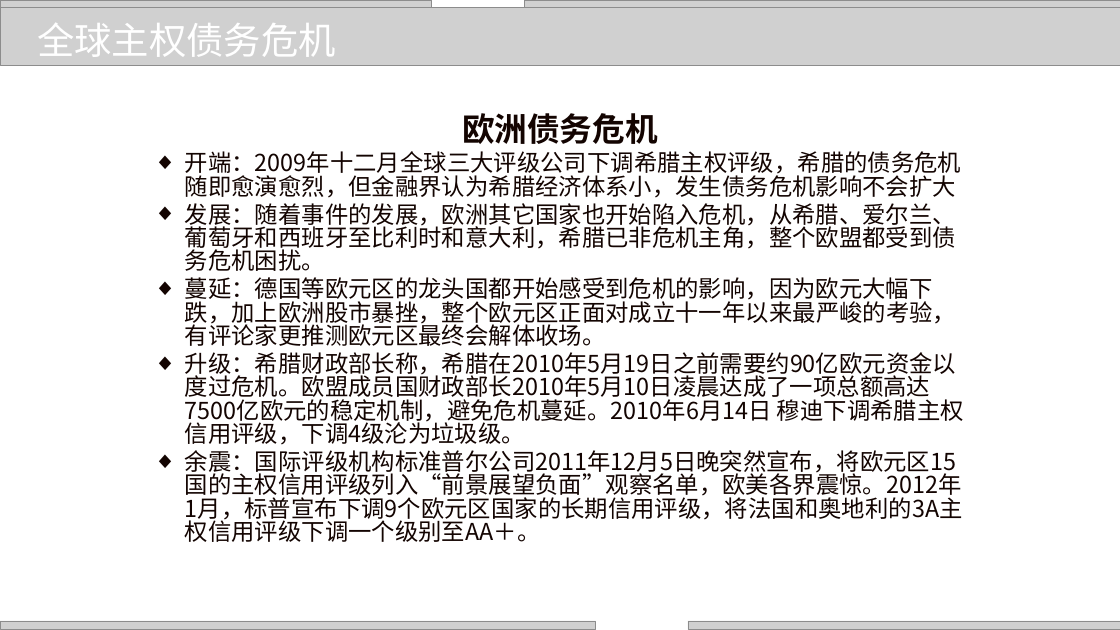
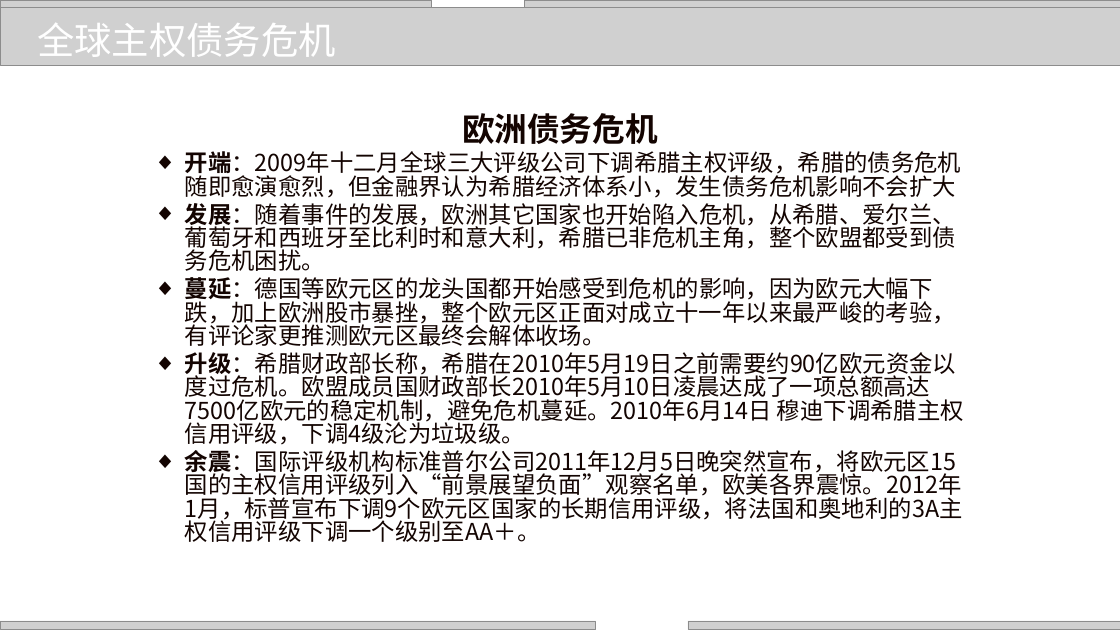
Before and after one commit to zhangjianzhang/internet_credit, a slide deck: slide 5 of files/slides/lecture_12.pptx. Drawn at 1120x630 pixels with LibreOffice and Linux fonts; fonts in the diff are those of the drawing; grey boxes stand for pictures; background and template pictures are left out. Boxes give left, top, right and bottom in pixels: in the first picture for what was removed or moved away, otherwise in the second. Text is boxed around its words. In the diff, an @@ line names an element or a change of style, - is before the commit and + after.

```diff
--- a/files/slides/lecture_12.pptx
+++ b/files/slides/lecture_12.pptx
@@ text at [185, 151, 964, 542]: bold on in "开端：2009年十二月全球三大评级公司下调希腊主权评级，希腊的债务危机随即愈演愈烈，但金融界认为希腊经济体系小，发生债务 ...", "发展：随着事件的发展，欧洲其它国家也开始陷入危机，从希腊、爱尔兰、葡萄牙和西班牙至比利时和意大利，希腊已非危机主角，整个 ...", "蔓延：德国等欧元区的龙头国都开始感受到危机的影响，因为欧元大幅下跌，加上欧洲股市暴挫，整个欧元区正面对成立十一年以来最严 ...", "升级：希腊财政部长称，希腊在2010年5月19日之前需要约90亿欧元资金以度过危机。欧盟成员国财政部长2010年5月10 ..." and 1 more places @@
```
Also in this commit, not shown: 7 other slides changed, 6 other files.
